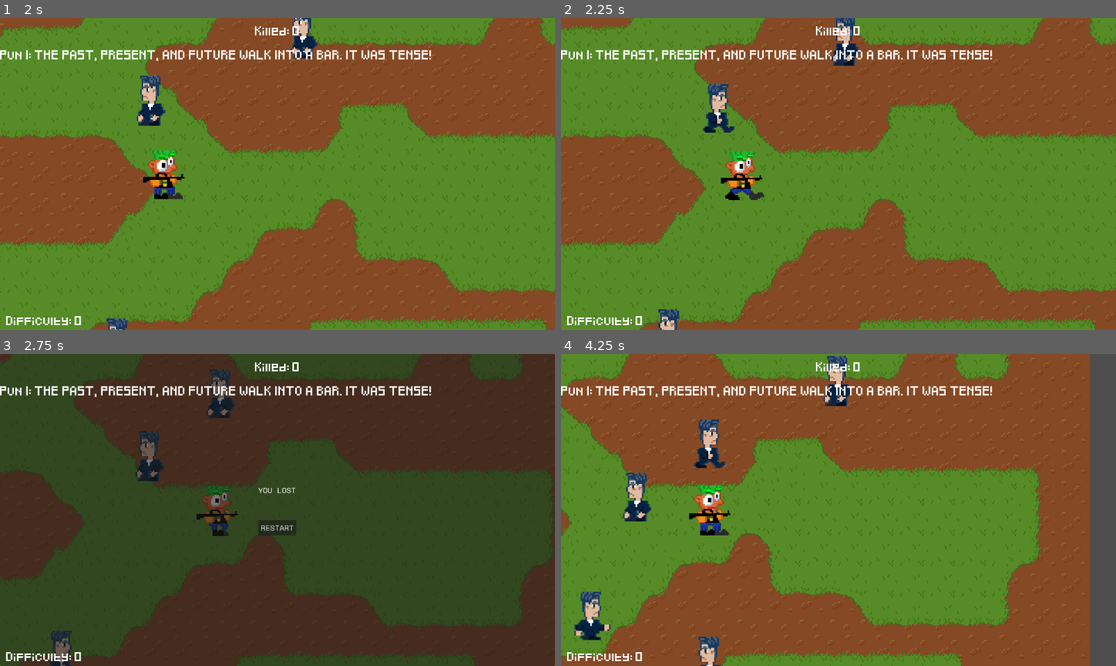
Above: before the commit, frames 1-4 (two rows, left to right).
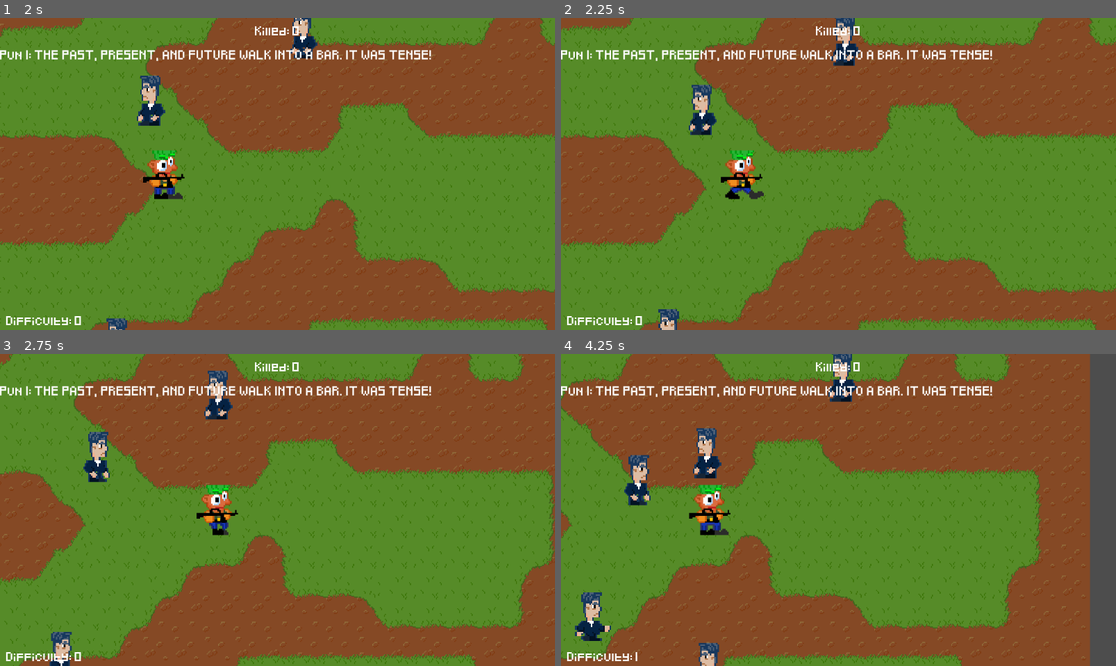
Above: after the commit, the same moments.

Repository: Fjonan/PeterPun
Game: Godot game, scene res://scenes/main.tscn
Same seed, same stepped clock (60 frames per second), same inputs: the game is played once before the commit and once after it.
Inputs (mouse positions are in pixels of both pictures, inside the frame that each line leads up to):
- Up to frame 1 (2 s): tap Enter (ui_accept) at 0.5, 0.77 s; move the mouse to (399, 158) at 0.52 s; hold Right (ui_right) 0.53-1.25 s; hold F 0.53-1.25 s; click (399, 158) at 0.67 s; drag from (166, 189) to (249, 236) at 1.27 s
- Up to frame 2 (2.25 s): move the mouse to (894, 105) at 2.02 s; hold Right (ui_right) from 2.03 s (still down); hold F from 2.03 s (still down)
- Up to frame 3 (2.75 s): keep holding Right (ui_right); keep holding F
- Up to frame 4 (4.25 s): release Right (ui_right) at 2.75 s; release F at 2.75 s; click (838, 528) at 2.75 s, where only the run before the commit has a clickable "RESTART"; drag from (810, 572) to (672, 463) at 3.52 s

Frame 1 is identical in both runs. In frame 2, 1.3% of the frame differs, in the area x 17-53%, y 2-100%; in frame 3, 99%, in the area x 0-100%, y 0-100%; in frame 4, 8.7%.

Commit message:
player can die now + basic health

Diff:
--- a/scenes/enemy.tscn
+++ b/scenes/enemy.tscn
@@ -94,7 +94,7 @@
 }]
 
 [sub_resource type="RectangleShape2D" id="2"]
-size = Vector2(73.7052, 84.7362)
+size = Vector2(27, 52)
 
 [node name="Enemy" type="CharacterBody2D"]
 script = ExtResource("3")
@@ -105,6 +105,10 @@
 animation = &"left"
 frame = 1
 frame_progress = 0.219415
+
+[node name="CollisionShape2D" type="CollisionShape2D" parent="."]
+position = Vector2(0.5, 9.53674e-07)
+shape = SubResource("2")
 
 [node name="RichTextLabel" type="RichTextLabel" parent="."]
 visible = false
@@ -117,7 +121,3 @@
 bbcode_enabled = true
 text = "Type this!"
 scroll_active = false
-
-[node name="CollisionShape2D" type="CollisionShape2D" parent="."]
-position = Vector2(-1.26953, -0.634766)
-shape = SubResource("2")
--- a/scenes/player.tscn
+++ b/scenes/player.tscn
@@ -183,16 +183,13 @@
 }]
 
 [sub_resource type="CapsuleShape2D" id="CapsuleShape2D_hp6tl"]
-radius = 33.6634
+radius = 45.5446
 height = 114.851
 
-[sub_resource type="RectangleShape2D" id="RectangleShape2D_arhdb"]
-size = Vector2(32, 53)
-
 [node name="Player" type="Node2D"]
 
 [node name="PhantomCamera2D" type="Node2D" parent="."]
-position = Vector2(1.4013e-45, 1.4013e-45)
+position = Vector2(3.83238e-17, 2.13867e-31)
 script = ExtResource("6_0aqdl")
 priority_override = false
 priority = 0
@@ -226,19 +223,12 @@
 animation = &"right"
 
 [node name="CollisionShape2D" type="CollisionShape2D" parent="CharacterBody2D"]
-position = Vector2(-1, 1)
 scale = Vector2(0.505, 0.505)
 shape = SubResource("CapsuleShape2D_hp6tl")
 
 [node name="Weapon" parent="CharacterBody2D" instance=ExtResource("5_j5fpl")]
 visible = false
 
-[node name="LoseArea" type="Area2D" parent="CharacterBody2D"]
-
-[node name="CollisionShape2D" type="CollisionShape2D" parent="CharacterBody2D/LoseArea"]
-position = Vector2(0, -1)
-shape = SubResource("RectangleShape2D_arhdb")
-
 [node name="SpawnContainer" type="Node2D" parent="CharacterBody2D"]
 
 [node name="Marker2D" type="Marker2D" parent="CharacterBody2D/SpawnContainer"]
@@ -260,5 +250,3 @@
 script = ExtResource("7_exj02")
 
 [node name="AK" parent="CharacterBody2D/WeaponManager" instance=ExtResource("7_8anfs")]
-
-[connection signal="body_entered" from="CharacterBody2D/LoseArea" to="CharacterBody2D" method="_on_lose_area_body_entered"]
--- a/scripts/enemy.gd
+++ b/scripts/enemy.gd
@@ -1,5 +1,5 @@
 extends CharacterBody2D
-
+class_name Enemy
 
 @export var blue = Color("#4682b4")
 @export var green = Color("#639765")
@@ -24,6 +24,7 @@
 var target_position
 var motion = Vector2(0,0)
 
+var _health = 2
 
 func _ready() -> void:
 	init_prompt()
@@ -31,7 +32,6 @@
 
 func _physics_process(delta: float) -> void:
 	motion = position.direction_to(player.position) * speed
-	print(motion)
 	set_velocity(motion)
 	move_and_slide()
 	play_animation(_getMovementDirection())
@@ -59,18 +59,27 @@
 			$AnimatedSprite2D.play("idle")
 
 func handle_hit():
+	_health -= 1
 	Input.start_joy_vibration(0,1,1,0.1)
 	GlobalSignals.emit_signal("hit")
-	spawn_particles()
-	queue_free()
+
+	if (_health == 0):
+		spawn_particles()
+		queue_free()
 
 #TODO: Create impact manager for this if time
 func spawn_particles():
-
 	var particles = BLOOD_PARTICLES.instantiate()
 	get_parent().add_child(particles)
 	particles.global_position = global_position
 	particles.start_emitting()
+
+func set_difficulty(difficulty: int):
+	handle_difficulty_increased(difficulty)
+
+func handle_difficulty_increased(new_difficulty: int):
+	var new_speed = speed + new_difficulty
+	speed = clamp(new_speed, speed, 300)
 
 
 ###################
@@ -81,12 +90,6 @@
 	prompt_text = PromptList.get_prompt()
 	prompt.parse_bbcode(set_center_tags(prompt_text))
 
-func set_difficulty(difficulty: int):
-	handle_difficulty_increased(difficulty)
-
-func handle_difficulty_increased(new_difficulty: int):
-	var new_speed = speed + (0.125 * new_difficulty)
-	speed = clamp(new_speed, speed, 300)
 
 
 func get_prompt() -> String:
--- a/scripts/main.gd
+++ b/scripts/main.gd
@@ -91,11 +91,6 @@
 
 
 func _on_DifficultyTimer_timeout() -> void:
-	if difficulty >= 20:
-		difficulty_timer.stop()
-		difficulty = 20
-		return
-
 	difficulty += 1
 	GlobalSignals.emit_signal("difficulty_increased", difficulty)
 	print("Difficulty increased to %d" % difficulty)
--- a/scripts/player.gd
+++ b/scripts/player.gd
@@ -29,8 +29,15 @@
 	play_animation(direction)
 	move_and_slide()
 
+	for i in get_slide_collision_count():
+		var collision = get_slide_collision(i)
+		if collision.get_collider().name == "Enemy":
+			GlobalSignals.emit_signal("game_over")
+			queue_free()
+
 	if Input.is_action_just_pressed("shoot"):
 		GlobalSignals.emit_signal("shoot")
+
 
 func play_animation(dir):
 	if player_state == "idle":
@@ -60,7 +67,3 @@
 
 func player():
 	pass
-
-func _on_lose_area_body_entered(body):
-	if body.name == "Enemy":
-		GlobalSignals.emit_signal("game_over")
Not shown: 1 places in scenes/player.tscn that only renumber resources
